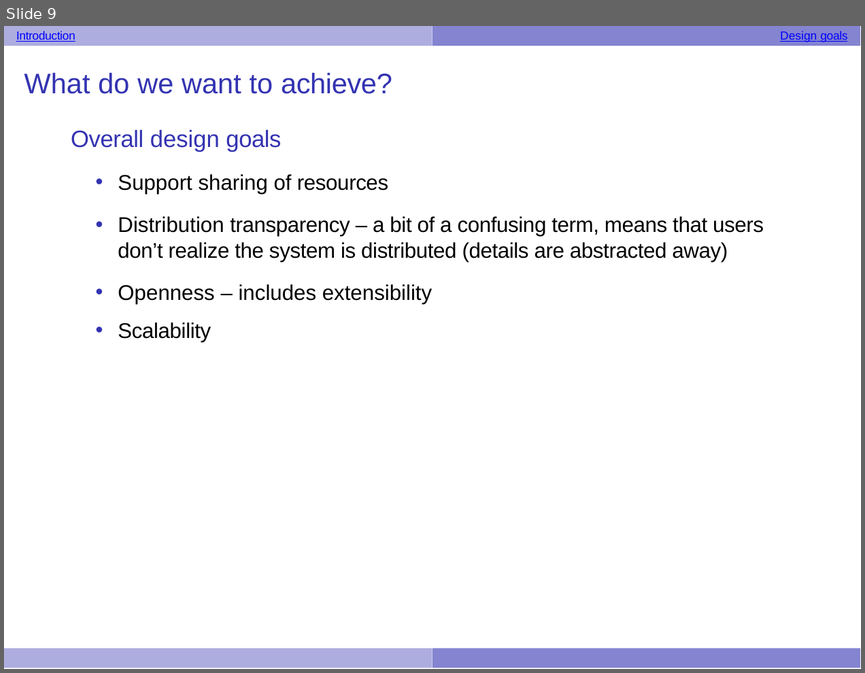
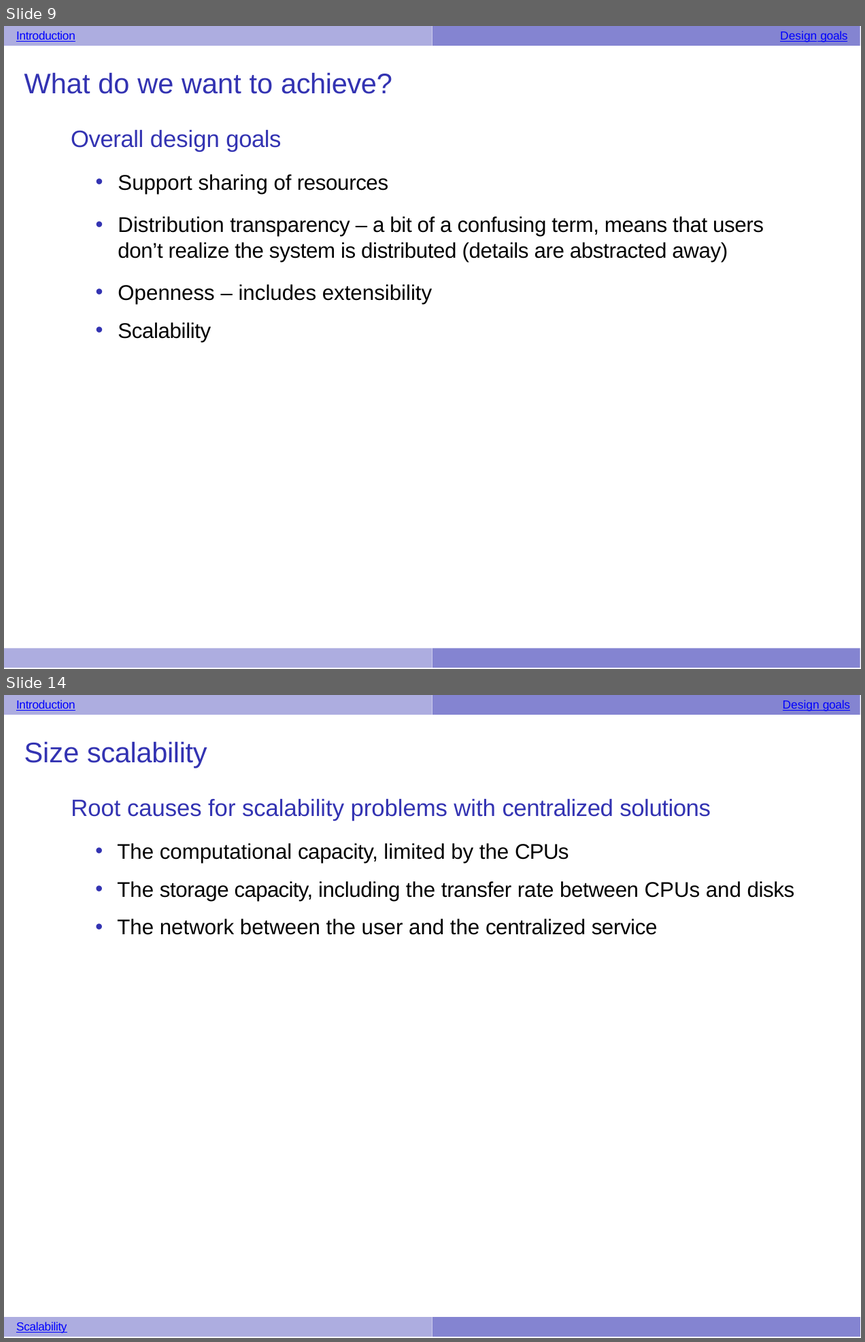
Before and after one commit to UVADS/distributed_computing, a slide deck: 02_rdds_and_running_cluster/01_intro_distributed_systems_apt.pptx. Shown one above the other, each under a label of ours: slide 9 before the commit, slides 9 and 14 after it; the slides between them are not shown. The pictures are 865x673 and 865x1342 pixels, drawn with LibreOffice and Linux fonts; fonts in the diff are those of the drawing. Boxes give left, top, right and bottom in pixels: in the first picture for what was removed or moved away, otherwise in the second. Text is boxed around its words. In the diff, an @@ line names an element or a change of style, - is before the commit and + after.

```diff
--- a/02_rdds_and_running_cluster/01_intro_distributed_systems_apt.pptx
+++ b/02_rdds_and_running_cluster/01_intro_distributed_systems_apt.pptx
@@ slide 14 added at (4, 695, 861, 1338), background #FFFFFF; not listed: 1 template element that a slide beside it also shows @@
@@ text added at (16, 700, 850, 711), 5 pt, text #0000FF, underline @@
+Introduction Design goals
@@ freeform shape added at (432, 695, 861, 715), fill #8484D1 @@
@@ title added at (24, 742, 207, 767), 12 pt, text #3333B2 @@
+Size scalability
@@ text added at (71, 799, 795, 935), 9 pt, text #000000 @@
+Root causes for scalability problems with centralized solutions
+• The computational capacity, limited by the CPUs
+• The storage capacity, including the transfer rate between CPUs and disks
+• The network between the user and the centralized service
@@ freeform shape added at (4, 1317, 432, 1338), fill #ADADE0 @@
@@ text added at (16, 1322, 67, 1334), 5 pt, text #0000FF, underline @@
+Scalability
@@ freeform shape added at (432, 1317, 861, 1338), fill #8484D1 @@
```
Also in this commit, not shown: 21 other slides added, 1 other file.
